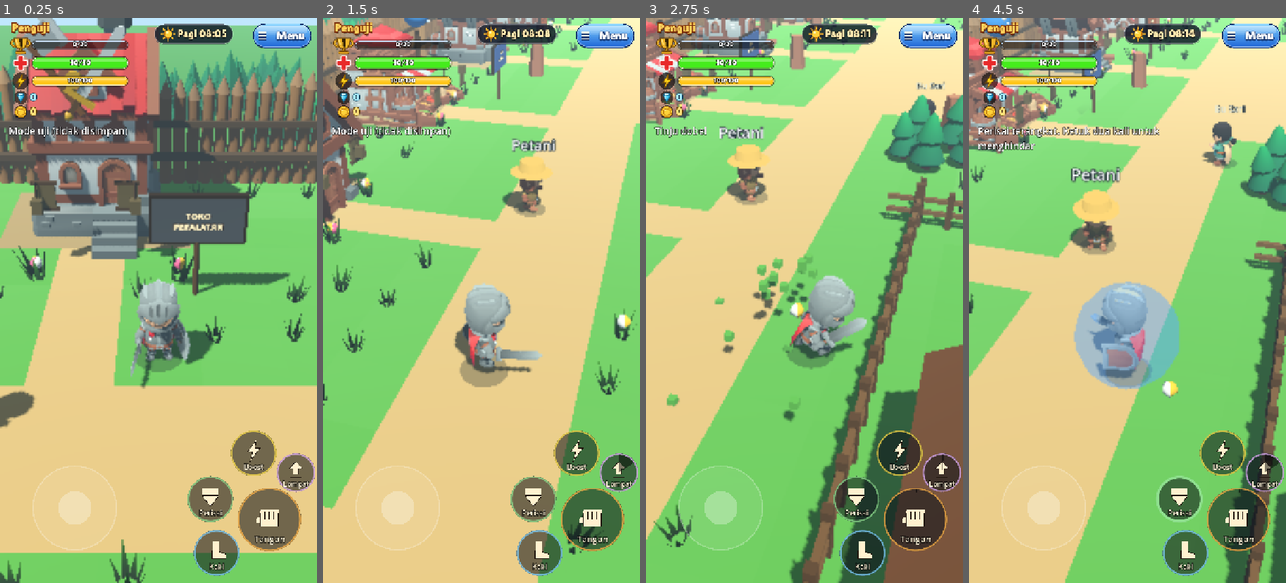
Above: before the commit, frames 1-4 (left to right).
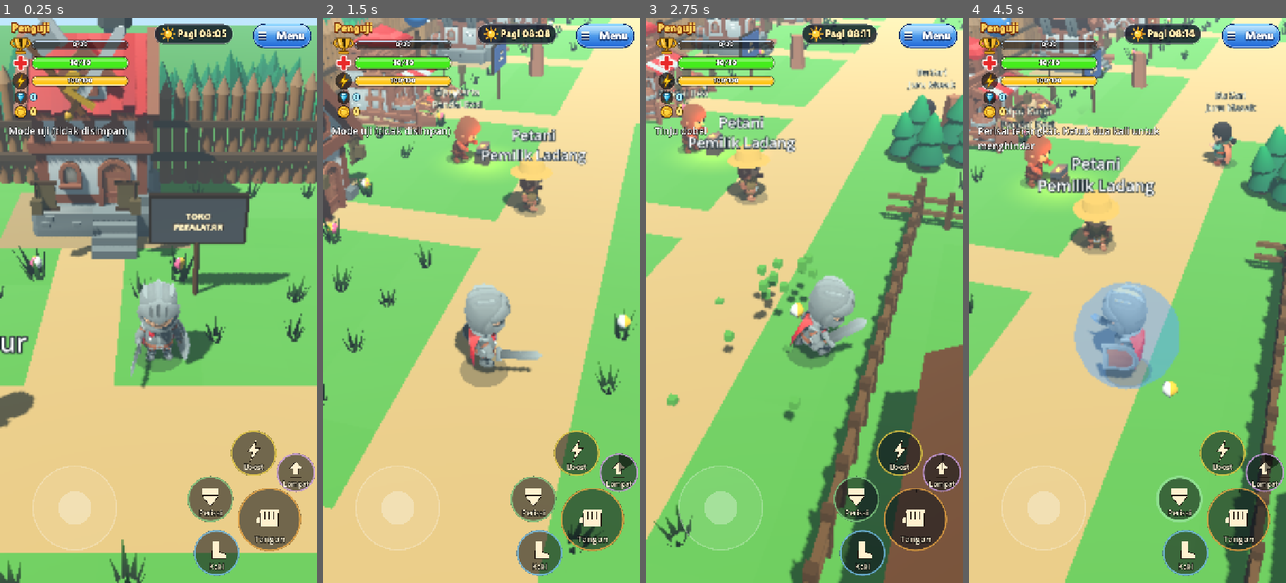
Above: after the commit, the same moments.

Repository: MiftahulKhoiri/Game_server
Game: Godot game, scene res://scenes/world3d.tscn
Same seed, same stepped clock (60 frames per second), same inputs: the game is played once before the commit and once after it. This scene is started directly instead of the project's main scene.
Inputs (mouse positions are in pixels of both pictures, inside the frame that each line leads up to):
- Up to frame 1 (0.25 s): no input
- Up to frame 2 (1.5 s): tap Enter at 0.5 s; move the mouse to (551, 272) at 0.52 s; hold Right (ui_right) 0.53-1.25 s; hold Q 0.53-1.25 s; click (551, 272) at 0.67 s; tap Space at 0.77, 1.07 s; drag from (418, 328) to (465, 413) at 1.27 s
- Up to frame 3 (2.75 s): move the mouse to (836, 176) at 2.02 s; hold Right (ui_right) from 2.03 s (still down); tap J at 2.1 s
- Up to frame 4 (4.5 s): release Right (ui_right) at 2.75 s; drag from (1111, 413) to (1032, 215) at 2.77 s; move the mouse to (1222, 385) at 3.52 s; hold Left (ui_left) 3.53-4.25 s; tap L at 3.6 s; tap Space at 3.77, 4.07 s; drag from (1032, 215) to (1079, 159) at 4.27 s

The runs differ from the first frame. In frame 1, 0.3% of the frame differs, in the area x 0-10%, y 56-60%; in frame 2, 2.4%; in frame 3, 2.4%; in frame 4, 3.2%, in the area x 10-91%, y 13-33%.

Commit message:
no.22-32, 41, 44: pandai besi, bangsawan, prajurit, pemanah, penyihir; peran semua warga; variasi baju/kulit; landasan dan batu duduk
Co-Authored-By: Claude Opus 5.5 <noreply@anthropic.com>
Claude-Session: https://claude.ai/code/session_019PXyXXzRQMbQwHUK2gFUNV

Diff:
--- a/client/scripts/maps.gd
+++ b/client/scripts/maps.gd
@@ -152,8 +152,8 @@
 ## NPC di peta. Kunci = id NPC (sama dengan id pemberi misi di server dan nama gambar
 ## di assets/characters/). NPC menghalangi jalan; bicara dari petak yang bersebelahan.
 const NPCS := {
-	"nenek_penjual": {"map": "desa_awal", "pos": Vector2i(3, 6), "name": "Nenek"},
-	"petani": {"map": "desa_awal", "pos": Vector2i(11, 6), "name": "Petani"},
+	"nenek_penjual": {"map": "desa_awal", "pos": Vector2i(3, 6), "name": "Nenek", "peran": "Penjual Sayur"},
+	"petani": {"map": "desa_awal", "pos": Vector2i(11, 6), "name": "Petani", "peran": "Pemilik Ladang"},
 }
 
 
@@ -167,23 +167,32 @@
 ## di pos jaga yang terbuka (hanya atap dan dinding belakang) menghadap jalan utama. Ayam masuk ke
 ## kandang ayam. Warga tanpa `rumah` tetap di luar.
 const WARGA := [
-	{"id": "bu_sari", "model": "warga_ibu", "name": "Bu Sari", "map": "desa_awal", "pos": Vector2(15.5, 9.5), "radius": 5.0, "speed": 0.7, "rumah": Vector2i(10, 2)},
-	{"id": "mbak_dewi", "model": "warga_ibu2", "name": "Mbak Dewi", "map": "desa_awal", "pos": Vector2(29.5, 10.5), "radius": 5.0, "speed": 0.75, "rumah": Vector2i(34, 2)},
-	{"id": "pak_joko", "model": "warga_bapak", "name": "Pak Joko", "map": "desa_awal", "pos": Vector2(22.5, 17.5), "radius": 6.0, "speed": 0.7, "rumah": Vector2i(13, 20)},
-	{"id": "pak_budi", "model": "warga_bapak2", "name": "Pak Budi", "map": "desa_awal", "pos": Vector2(22.5, 40.5), "radius": 7.0, "speed": 0.8, "rumah": Vector2i(29, 39)},
-	{"id": "rina", "model": "anak_desa", "name": "Rina", "map": "desa_awal", "pos": Vector2(19.5, 12.5), "radius": 5.0, "speed": 1.1, "rumah": Vector2i(10, 2)},
-	{"id": "dika", "model": "anak_desa", "name": "Dika", "map": "desa_awal", "pos": Vector2(25.5, 14.5), "radius": 5.0, "speed": 1.2, "rumah": Vector2i(34, 2)},
-	{"id": "kepala_suku", "model": "pendekar_kapak", "name": "Kepala Suku", "map": "desa_awal", "pos": Vector2(40.5, 8.5), "radius": 4.5, "speed": 0.55, "rumah": Vector2i(40, 3)},
-	{"id": "penjaga", "model": "pendekar_tombak", "name": "Penjaga", "map": "desa_awal", "pos": Vector2(22.5, 46.5), "radius": 3.5, "speed": 0.6, "rumah": Vector2i(24, 45), "arah": Vector2i(-1, 0), "terlihat": true},
+	{"id": "bu_sari", "model": "warga_ibu", "name": "Bu Sari", "peran": "Juru Masak", "baju": Color("ffb0a0"), "map": "desa_awal", "pos": Vector2(15.5, 9.5), "radius": 5.0, "speed": 0.7, "rumah": Vector2i(10, 2)},
+	{"id": "mbak_dewi", "model": "warga_ibu2", "name": "Mbak Dewi", "peran": "Pedagang Kain", "baju": Color("f0a8e0"), "map": "desa_awal", "pos": Vector2(29.5, 10.5), "radius": 5.0, "speed": 0.75, "rumah": Vector2i(34, 2)},
+	{"id": "pak_joko", "model": "warga_bapak", "name": "Pak Joko", "peran": "Mantan Prajurit", "baju": Color("b8c4a0"), "map": "desa_awal", "pos": Vector2(22.5, 17.5), "radius": 6.0, "speed": 0.7, "rumah": Vector2i(13, 20)},
+	{"id": "pak_budi", "model": "warga_bapak2", "name": "Pak Budi", "peran": "Petani Ladang", "baju": Color("d8c890"), "kulit": Color("e8cfb0"), "map": "desa_awal", "pos": Vector2(22.5, 40.5), "radius": 7.0, "speed": 0.8, "rumah": Vector2i(29, 39)},
+	{"id": "rina", "model": "anak_desa", "name": "Rina", "peran": "Anak Desa", "baju": Color("ffa8c8"), "kulit": Color("fff0e0"), "map": "desa_awal", "pos": Vector2(19.5, 12.5), "radius": 5.0, "speed": 1.1, "rumah": Vector2i(10, 2)},
+	{"id": "dika", "model": "anak_desa", "name": "Dika", "peran": "Anak Desa", "baju": Color("a8c8ff"), "kulit": Color("e0c0a0"), "map": "desa_awal", "pos": Vector2(25.5, 14.5), "radius": 5.0, "speed": 1.2, "rumah": Vector2i(34, 2)},
+	{"id": "kepala_suku", "model": "pendekar_kapak", "name": "Kepala Suku", "peran": "Kepala Desa", "map": "desa_awal", "pos": Vector2(40.5, 8.5), "radius": 4.5, "speed": 0.55, "rumah": Vector2i(40, 3)},
+	{"id": "penjaga", "model": "pendekar_tombak", "name": "Penjaga", "peran": "Penjaga Gerbang", "map": "desa_awal", "pos": Vector2(22.5, 46.5), "radius": 3.5, "speed": 0.6, "rumah": Vector2i(24, 45), "arah": Vector2i(-1, 0), "terlihat": true},
 	{"id": "ayam", "model": "tikus_sawah", "name": "Ayam", "map": "desa_awal", "pos": Vector2(5.5, 12.5), "radius": 2.2, "speed": 0.6, "rumah": Vector2i(5, 11)},
 	{"id": "ayam", "model": "tikus_sawah", "name": "Ayam", "map": "desa_awal", "pos": Vector2(8.5, 11.5), "radius": 2.2, "speed": 0.7, "rumah": Vector2i(5, 11)},
 	{"id": "ayam", "model": "tikus_sawah", "name": "Ayam", "map": "desa_awal", "pos": Vector2(36.5, 12.5), "radius": 2.2, "speed": 0.6, "rumah": Vector2i(39, 11)},
 	{"id": "ayam", "model": "tikus_sawah", "name": "Ayam", "map": "desa_awal", "pos": Vector2(39.5, 13.5), "radius": 2.2, "speed": 0.7, "rumah": Vector2i(39, 11)},
 	# Penjaga toko: berdiri di belakang meja kasir di dalam ruangannya, siang dan malam (`diam`). Mengajak
 	# bicara penjaga = berbelanja (`toko` = "toko" ramuan, "makan" rumah makan; "peralatan" = toko peralatan, "rawat" = rumah sehat, pulih gratis).
-	{"id": "penjaga_toko", "model": "warga_bapak", "name": "Pak Darman", "peran": "Penjaga Toko Ramuan", "map": "toko_ramuan", "pos": Vector2(4.5, 2.5), "radius": 0.0, "speed": 0.0, "diam": true, "toko": "toko"},
-	{"id": "penjaga_makan", "model": "warga_ibu2", "name": "Bu Wati", "peran": "Penjaga Rumah Makan", "map": "rumah_makan", "pos": Vector2(4.5, 2.5), "radius": 0.0, "speed": 0.0, "diam": true, "toko": "makan"},
-	{"id": "penjaga_alat", "model": "warga_bapak2", "name": "Pak Hasan", "peran": "Penjaga Toko Peralatan", "map": "toko_peralatan", "pos": Vector2(4.5, 2.5), "radius": 0.0, "speed": 0.0, "diam": true, "toko": "peralatan"},
+	# Roadmap no. 22-30, 35-38: warga dengan pekerjaan. `kerja` = gerakan berulang di tempat ("palu" menempa,
+	# "duduk"), `malam` = pose saat malam bagi yang tidak punya rumah ("tidur"), `hadap` = arah muka awal
+	# (derajat, 0 = selatan/+z), `alat` = benda di depannya ("landasan" pandai besi, "batu" tempat duduk),
+	# `baju` / `kulit` = warna pakaian dan kulit (variasi NPC, no. 31-32), `ukuran` = pengali tinggi.
+	{"id": "mpu_karta", "model": "warga_bapak2", "name": "Mpu Karta", "peran": "Pandai Besi", "map": "desa_awal", "pos": Vector2(13.5, 4.5), "radius": 0.0, "speed": 0.0, "diam": true, "kerja": "palu", "rumah": Vector2i(6, 20), "hadap": 0.0, "alat": "landasan", "baju": Color("8c7c6c"), "kulit": Color("ecd2b8"), "ukuran": 1.08},
+	{"id": "tuan_wira", "model": "warga_bapak", "name": "Tuan Wiranata", "peran": "Bangsawan Kerajaan", "map": "desa_awal", "pos": Vector2(25.5, 15.5), "radius": 3.0, "speed": 0.45, "rumah": Vector2i(31, 20), "baju": Color("b890ff"), "kulit": Color("fff0e0"), "ukuran": 1.04},
+	{"id": "prajurit_damar", "model": "prajurit", "name": "Damar", "peran": "Prajurit Kerajaan", "map": "desa_awal", "pos": Vector2(30.5, 23.5), "radius": 8.0, "speed": 0.9},
+	{"id": "laras", "model": "pemanah", "name": "Laras", "peran": "Pemanah Penjaga", "map": "desa_awal", "pos": Vector2(27.5, 47.5), "radius": 0.0, "speed": 0.0, "diam": true, "hadap": 180.0, "baju": Color("c8e0a0")},
+	{"id": "nyai_sekar", "model": "warga_ibu2", "name": "Nyai Sekar", "peran": "Penyihir Desa", "map": "desa_awal", "pos": Vector2(40.5, 17.5), "radius": 0.0, "speed": 0.0, "diam": true, "kerja": "duduk", "malam": "tidur", "hadap": 270.0, "alat": "batu", "baju": Color("a070e0")},
+	{"id": "penjaga_toko", "model": "warga_bapak", "name": "Pak Darman", "peran": "Penjaga Toko Ramuan", "baju": Color("c0e0b0"), "kulit": Color("e8d0b8"), "map": "toko_ramuan", "pos": Vector2(4.5, 2.5), "radius": 0.0, "speed": 0.0, "diam": true, "toko": "toko"},
+	{"id": "penjaga_makan", "model": "warga_ibu2", "name": "Bu Wati", "peran": "Penjaga Rumah Makan", "baju": Color("ffd890"), "map": "rumah_makan", "pos": Vector2(4.5, 2.5), "radius": 0.0, "speed": 0.0, "diam": true, "toko": "makan"},
+	{"id": "penjaga_alat", "model": "warga_bapak2", "name": "Pak Hasan", "peran": "Penjaga Toko Peralatan", "baju": Color("a8b8d0"), "kulit": Color("dcb898"), "map": "toko_peralatan", "pos": Vector2(4.5, 2.5), "radius": 0.0, "speed": 0.0, "diam": true, "toko": "peralatan"},
 	{"id": "kapten_kem", "model": "pendekar_kapak", "name": "Kapten Rimba", "peran": "Penjaga Kem Hutan", "map": "perbatasan", "pos": Vector2(23.5, 4.5), "radius": 0.0, "speed": 0.0, "diam": true},
 	# Perekrut di basecamp pahlawan (barat gerbang): tenda merah = pahlawan berkelas, tenda hijau = prajurit biasa.
 	{"id": "rekrut_pahlawan", "model": "ksatria", "name": "Komandan Raka", "peran": "Perekrut Pahlawan (tenda merah)", "map": "desa_awal", "pos": Vector2(14.3, 43.9), "radius": 0.0, "speed": 0.0, "diam": true, "toko": "rekrut_pahlawan"},
@@ -191,7 +200,7 @@
 	# Pelatih di Aula Pelatihan: kiri melatih pahlawan pembantu berkelas, kanan melatih prajurit biasa.
 	{"id": "latih_pahlawan", "model": "pendekar_kapak", "name": "Guru Bima", "peran": "Pelatih Pahlawan", "map": "aula_pelatihan", "pos": Vector2(4.0, 2.6), "radius": 0.0, "speed": 0.0, "diam": true, "toko": "latih_pahlawan"},
 	{"id": "latih_prajurit", "model": "pendekar_tombak", "name": "Sersan Anton", "peran": "Pelatih Prajurit", "map": "aula_pelatihan", "pos": Vector2(7.0, 2.6), "radius": 0.0, "speed": 0.0, "diam": true, "toko": "latih_prajurit"},
-	{"id": "penjaga_rawat", "model": "warga_ibu", "name": "Suster Mira", "peran": "Penjaga Rumah Sehat", "map": "rumah_sehat", "pos": Vector2(4.5, 2.5), "radius": 0.0, "speed": 0.0, "diam": true, "toko": "rawat"},
+	{"id": "penjaga_rawat", "model": "warga_ibu", "name": "Suster Mira", "peran": "Penjaga Rumah Sehat", "baju": Color("e8f4ff"), "map": "rumah_sehat", "pos": Vector2(4.5, 2.5), "radius": 0.0, "speed": 0.0, "diam": true, "toko": "rawat"},
 ]
 
 ## Petak yang boleh diinjak warga: jalan, rumput, bunga (bukan ladang, jembatan, pintu).
--- a/client/scripts/models.gd
+++ b/client/scripts/models.gd
@@ -407,6 +407,32 @@
 	mi.material_override = _mat(c * Color("b8c0cc"), true)
 	mi.position = Vector3(0, 0.1, 0)  # sedikit ke arah lengan (sumbu Y tulang lengan atas)
 	return mi
+
+
+## Variasi warga (roadmap no. 31-32): warna baju (jubah/badan/kaki) dan kulit/rambut (kepala, lengan).
+## Putih = warna asli. Bekerja pada model KayKit (pahlawan maupun warga).
+static func npc_look(rig: Node3D, baju := Color(1, 1, 1), kulit := Color(1, 1, 1)) -> void:
+	if rig == null:
+		return
+	var list: Array = []
+	_meshes(rig, Transform3D.IDENTITY, list)
+	for pair: Array in list:
+		var mi := pair[0] as MeshInstance3D
+		var nm := str(mi.name)
+		if _ends_with_any(nm, CLOTH_PARTS):
+			_paint(mi, baju)
+		elif nm.ends_with("_Head") or nm.ends_with("_ArmLeft") or nm.ends_with("_ArmRight"):
+			_paint(mi, kulit)
+
+
+## Model warga dari definisi Maps.WARGA: model, ukuran, dan variasi warnanya.
+static func create_warga(def: Dictionary) -> Node3D:
+	var m := create(str(def.model))
+	if def.has("ukuran"):
+		m.scale = m.scale * float(def.ukuran)
+	if def.has("baju") or def.has("kulit"):
+		npc_look(m, def.get("baju", Color(1, 1, 1)), def.get("kulit", Color(1, 1, 1)))
+	return m
 
 
 ## Pakaian dan perlengkapan pemain yang sedang login.
--- a/client/scripts/warga.gd
+++ b/client/scripts/warga.gd
@@ -32,6 +32,10 @@
 var nama := ""
 var toko := ""                # penjaga toko: jenis toko yang dijaga ("toko", "makan", "rawat"); kosong = warga biasa
 var diam := false             # penjaga toko: tetap berdiri di tempat (hanya menoleh ke pemain)
+var peran := ""               # pekerjaan/identitas (roadmap no. 41), tampil di bawah nama
+var kerja := ""               # gerakan berulang di tempat ("palu") atau pose siang ("duduk")
+var malam := ""               # pose malam bagi warga tanpa rumah ("tidur")
+var sleeping := false         # sedang tidur (pose malam "tidur"): tidak menoleh dan tidak bisa diajak bicara
 var node: Node3D            # wadah di dunia (posisi); model di dalamnya yang berputar
 var model: Node3D
 
@@ -41,6 +45,8 @@
 var _route: Array[Vector2] = []
 var _route_done := false
 var _rng := RandomNumberGenerator.new()
+var _home_yaw := 0.0
+var _noticed := false        # pemain dekat: pekerja berhenti bekerja dan menoleh
 
 
 func _init(def: Dictionary, seed_value: int) -> void:
@@ -55,12 +61,16 @@
 	nama = str(def.name)
 	toko = str(def.get("toko", ""))
 	diam = bool(def.get("diam", false))
+	peran = str(def.get("peran", ""))
+	kerja = str(def.get("kerja", ""))
+	malam = str(def.get("malam", ""))
 	radius = float(def.radius)
 	speed = float(def.speed)
 	pos = home
 	_rng.seed = seed_value
 	_wait = _rng.randf_range(0.0, 2.5)  # tidak semua mulai berjalan serentak
-	yaw = _rng.randf_range(-PI, PI)
+	yaw = deg_to_rad(float(def.hadap)) if def.has("hadap") else _rng.randf_range(-PI, PI)
+	_home_yaw = yaw
 
 
 ## Memilih tujuan baru yang bisa dicapai lurus dari posisi sekarang. false bila tak ada.
@@ -160,6 +170,9 @@
 	_route = []
 	_route_done = false
 	pos = front()
+	if diam:  # pekerja di tempat (pandai besi): langsung kembali ke tempat kerjanya
+		pos = home
+		yaw = _home_yaw
 	_has_target = false
 	_wait = _rng.randf_range(0.5, 4.0)
 
@@ -176,10 +189,21 @@
 			leave_home()
 		if inside:
 			return
-	if diam:  # penjaga toko: berdiri di tempat, menoleh bila pemain mendekat
-		if pos.distance_to(player) < NOTICE:
+	sleeping = night and malam == "tidur"
+	if sleeping:
+		yaw = _home_yaw
+		return
+	if diam:  # penjaga toko / pekerja: di tempat, menoleh bila pemain mendekat, lalu kembali bekerja
+		var near := pos.distance_to(player) < NOTICE
+		var want := _home_yaw
+		if near and kerja != "duduk":
 			var tp := player - pos
-			yaw = lerp_angle(yaw, atan2(tp.x, tp.y), minf(1.0, delta * TURN_RATE))
+			want = atan2(tp.x, tp.y)
+		elif near:
+			want = yaw
+		if near or kerja != "":
+			yaw = lerp_angle(yaw, want, minf(1.0, delta * TURN_RATE))
+		_noticed = near
 		return
 	var want_yaw := yaw
 	var face_player := false
@@ -237,3 +261,13 @@
 		model.rotation.y = yaw
 		if "moving" in model:
 			model.moving = walking
+		if model.has_method("set_pose"):
+			model.call("set_pose", current_pose())
+			model.set("loop_action", "" if _noticed or kerja == "duduk" else kerja)
+
+
+## Pose model saat ini: tidur malam, duduk, atau berdiri.
+func current_pose() -> String:
+	if sleeping:
+		return "tidur"
+	return "duduk" if kerja == "duduk" else ""
--- a/client/scripts/warga_dialog.gd
+++ b/client/scripts/warga_dialog.gd
@@ -104,6 +104,62 @@
 		["Kluk kluk! (mengepakkan sayap)"],
 		["Kluk kluk kluk~ (tampak tenang dan senang)"]],
 	},
+	# Roadmap no. 22-30: warga dengan pekerjaan.
+	"mpu_karta": {"name": "Mpu Karta", "stages": [
+		["Dengar dentang paluku? Pedang di Toko Peralatan sebelah itu buatan tanganku sendiri.",
+		"Pedang tumpul lebih berbahaya bagi pemiliknya daripada bagi musuh. Rawat senjatamu, Nak."],
+		["Taring goblin itu keras, tapi besi tempaanku lebih keras. Belilah Pedang Besi sebelum ke perbatasan.",
+		"Helm itu penting! Banyak prajurit tumbang karena kepalanya terbentur gada goblin."],
+		["Monster Batu? Kulitnya sekeras granit. Hanya Pedang Baja yang sanggup menggoresnya.",
+		"Bara di landasan ini tidak pernah padam sejak monster datang. Pesanan senjata tak ada habisnya."],
+		["Di gua itu gelap dan sempit. Zirah Besi lebih baik daripada baju kulit, percayalah.",
+		"Kalau kamu menemukan Pedang Rune, jangan dijual. Pedang seperti itu hanya ada satu di kerajaan."],
+		["Sekarang aku menempa cangkul dan sabit lagi. Bunyi palu yang damai, ya.",
+		"Kalau kamu mau, akan kutempa lencana kecil untuk Pelindung Kerajaan."]]},
+	"tuan_wira": {"name": "Tuan Wiranata", "stages": [
+		["Aku utusan Raja di desa ini. Raja menunggu kabar baik darimu, Ksatria.",
+		"Rakyat kecil seperti Nenek adalah tulang punggung kerajaan. Lindungi mereka."],
+		["Goblin berani menyerang ladang kerajaan? Sungguh lancang. Kerajaan mengandalkanmu.",
+		"Pajak panen tahun ini kuhapus untuk desa ini. Mereka sudah cukup menderita."],
+		["Istana mengirim surat: Monster Batu harus ditaklukkan sebelum musim hujan.",
+		"Kalau gunung itu aman, jalan dagang ke ibu kota bisa dibuka kembali."],
+		["Raja Iblis di dalam gua... Raja sudah menyiapkan gelar untuk siapa pun yang menumbangkannya.",
+		"Hati-hati. Para bangsawan di ibu kota bertaruh siapa yang akan pulang hidup-hidup."],
+		["Atas nama Raja, kunyatakan kamu Pelindung Kerajaan! Pestanya akan dibicarakan seratus tahun.",
+		"Kalau kamu ke ibu kota, sebut namaku di gerbang istana."]]},
+	"prajurit_damar": {"name": "Damar", "stages": [
+		["Aku berpatroli di jalan raya desa siang dan malam. Lapor padaku kalau melihat monster.",
+		"Sersan Joni di tenda hijau sedang mencari prajurit baru. Pasukan kita masih kurang."],
+		["Goblin hijau terlihat di perbatasan. Jangan pergi sendirian, bawa pasukan dari tenda hijau.",
+		"Latihan di Aula Pelatihan membuat prajuritmu lebih kuat. Aku juga dulu dilatih di sana."],
+		["Dari menara aku lihat debu dari arah Gunung Batu. Monster itu makin dekat.",
+		"Prajurit yang berlatih di Aula Pelatihan bertahan lebih lama di garis depan."],
+		["Pasukan kerajaan siap menyusulmu ke gua kalau kamu memberi tanda.",
+		"Aku iri padamu. Tidak semua prajurit mendapat kesempatan melawan Raja Iblis."],
+		["Patroli sekarang terasa seperti jalan-jalan sore. Terima kasih, Pelindung Kerajaan!",
+		"Anak-anak desa ingin jadi sepertimu. Aku harus mulai melatih mereka."]]},
+	"laras": {"name": "Laras", "stages": [
+		["Aku menjaga gerbang selatan dengan busurku. Tak ada monster lewat tanpa terkena panahku.",
+		"Pemanah tidak boleh panik. Tarik napas, bidik, baru lepaskan."],
+		["Goblin itu gesit, tapi mereka selalu menyerang dari semak yang sama. Perhatikan polanya.",
+		"Kalau kamu butuh pemanah di barisanmu, Komandan Raka di tenda merah bisa mengaturnya."],
+		["Panah biasa memantul dari kulit Monster Batu. Bidik sendinya, bukan badannya.",
+		"Malam-malam aku melihat cahaya merah dari gunung. Ada yang tidak beres di sana."],
+		["Gua itu gelap. Pemanah tak berguna di sana, jadi pedangmulah harapan kita.",
+		"Kembalilah dengan selamat. Aku akan menyalakan obor di gerbang untukmu."],
+		["Gerbang ini kini sepi. Aku berlatih memanah buah apel dari jarak tiga puluh langkah.",
+		"Lain kali kita berlomba memanah, ya, Pelindung Kerajaan."]]},
+	"nyai_sekar": {"name": "Nyai Sekar", "stages": [
+		["Hmm... bintang-bintang bilang seorang pahlawan datang ke desa ini. Itukah kamu?",
+		"Aku membaca tanda alam. Nenek di barat dalam bahaya. Pergilah padanya."],
+		["Taring goblin menyimpan sihir kecil. Nenek tahu cara meraciknya jadi obat.",
+		"Ramuan Kekuatan membakar energimu. Minumlah hanya saat benar-benar perlu."],
+		["Monster Batu bukan makhluk biasa. Ada yang menghidupkannya dengan sihir hitam.",
+		"Aku merasakan getaran dari gunung setiap malam. Sihir itu berasal dari bawah tanah."],
+		["Permata merah di gua itu adalah jantung sihir Raja Iblis. Hancurkan pemiliknya, sihirnya padam.",
+		"Kabut di gua akan menyesatkan pikiranmu. Ingatlah selalu nama desamu."],
+		["Langit sudah jernih kembali. Sihir hitam itu telah padam berkat kamu.",
+		"Aku melihat masa depan yang cerah untuk desa ini. Dan untukmu, petualangan baru."]]},
 }
 
 
--- a/client/scripts/world3d.gd
+++ b/client/scripts/world3d.gd
@@ -262,7 +262,7 @@
 		_npc_models[id] = model
 		_add_shadow(model, 0.3)
 		var label := Label3D.new()
-		label.text = str(n.name)
+		label.text = str(n.name) + ("\n" + str(n.peran) if n.has("peran") else "")  # identitas (no. 41)
 		label.billboard = BaseMaterial3D.BILLBOARD_ENABLED
 		label.no_depth_test = true
 		label.pixel_size = 0.006
@@ -330,9 +330,11 @@
 		var w := Warga.new(def, _warga.size() * 7919 + str(def.name).hash())
 		var holder := Node3D.new()
 		holder.name = "Warga_%s_%d" % [def.model, _warga.size()]
-		var model := Models.create(str(def.model))
+		var model := Models.create_warga(def)  # model + variasi baju/kulit/ukuran (roadmap no. 31-32)
 		holder.add_child(model)
 		_add_shadow(holder, 0.28)
+		if def.has("alat"):
+			_add_tool(str(def.alat), Vector2(def.pos), w.yaw)
 		var label := Label3D.new()
 		label.text = str(def.name) + ("\n" + str(def.peran) if def.has("peran") else "")
 		label.billboard = BaseMaterial3D.BILLBOARD_ENABLED
@@ -343,6 +345,7 @@
 		label.modulate = Color("e8e8d0")
 		label.position = Vector3(0, 1.3 if def.has("peran") else 1.15, 0)
 		holder.add_child(label)
+		label.set_meta("teks", label.text)
 		_npc_root.add_child(holder)
 		w.node = holder
 		w.model = model
@@ -353,6 +356,39 @@
 				w.yaw = atan2(w.arah.x, w.arah.y)
 		w.apply()
 		_warga.append(w)
+
+
+## Nama warga di atas kepala; saat tidur ditambah "Zzz".
+func _update_warga_label(w: Warga) -> void:
+	for c in w.node.get_children():
+		if c is Label3D:
+			var base := str(c.get_meta("teks", c.text))
+			(c as Label3D).text = base + ("  Zzz" if w.sleeping else "")
+
+
+## Benda kerja di dekat warga (roadmap no. 35-36): landasan tempa di depan pandai besi, batu tempat duduk.
+func _add_tool(kind: String, at: Vector2, yaw: float) -> void:
+	var root := Node3D.new()
+	root.name = "Alat_" + kind
+	var fwd := Vector2(sin(yaw), cos(yaw))
+	if kind == "landasan":
+		var p := at + fwd * 0.55
+		root.position = Vector3(p.x, 0, p.y)
+		root.rotation.y = yaw
+		Models.box(root, Vector3(0.28, 0.26, 0.28), Vector3(0, 0.13, 0), Color("5a4a3a"))   # balok kayu
+		Models.box(root, Vector3(0.42, 0.1, 0.2), Vector3(0, 0.31, 0), Color("4a4e58"))      # landasan besi
+		Models.box(root, Vector3(0.12, 0.08, 0.12), Vector3(0.24, 0.31, 0), Color("4a4e58")) # tanduk landasan
+		Models.box(root, Vector3(0.1, 0.03, 0.06), Vector3(-0.05, 0.37, 0), Color("ff8a3a"), Vector3.ZERO, true)  # besi membara
+		var fire := OmniLight3D.new()
+		fire.light_color = Color("ff9a4a")
+		fire.light_energy = 0.6
+		fire.omni_range = 1.4
+		fire.position = Vector3(0, 0.5, 0)
+		root.add_child(fire)
+	elif kind == "batu":
+		root.position = Vector3(at.x, 0, at.y)
+		Models.cyl(root, 0.26, 0.32, 0.22, Vector3(0, 0.11, 0), Color("8a8478"))
+	_npc_root.add_child(root)
 
 
 ## Munculkan musuh berkeliaran sesuai peta dan level pemain, jauh dari tempat pemain berdiri.
@@ -705,8 +741,11 @@
 		for o in _warga:
 			if o != w and not o.inside:
 				others.append(o.pos)
+		var was_sleeping: bool = w.sleeping
 		w.step(delta, _pos, others, night)
 		w.apply()
+		if w.sleeping != was_sleeping and w.node != null:
+			_update_warga_label(w)
 
 
 func _set_moving(v: bool) -> void:
@@ -1290,8 +1329,8 @@
 			best_d = d
 			best = id
 	for w in _warga:  # warga desa: posisi hidup (mereka berjalan), id dialog berawalan "warga:"
-		if w.inside and not w.terlihat:
-			continue
+		if (w.inside and not w.terlihat) or w.sleeping:
+			continue  # di dalam rumah atau sedang tidur: tidak bisa diajak bicara
 		var wd := _pos.distance_to(w.pos)
 		var lim := KEEPER_RANGE if w.toko != "" else TALK_RANGE  # penjaga di balik meja kasir terjangkau lebih jauh
 		if wd <= lim and (best == "" or wd <= best_d):
